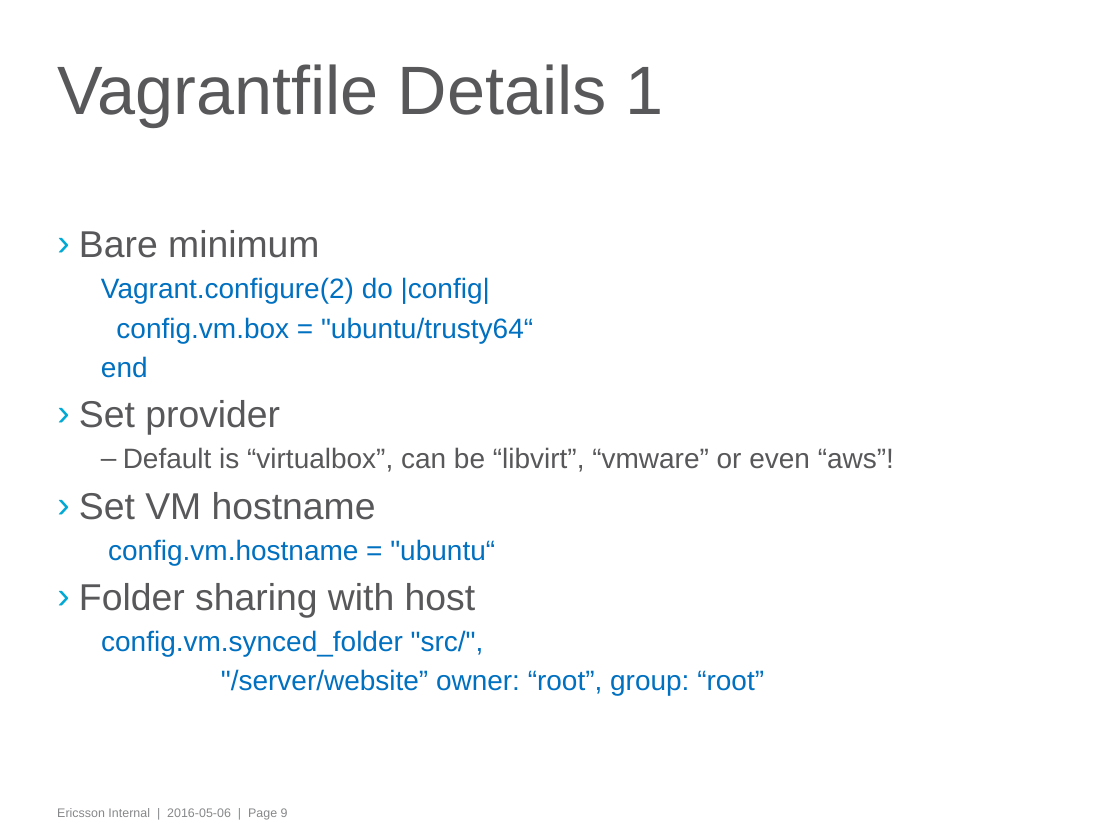
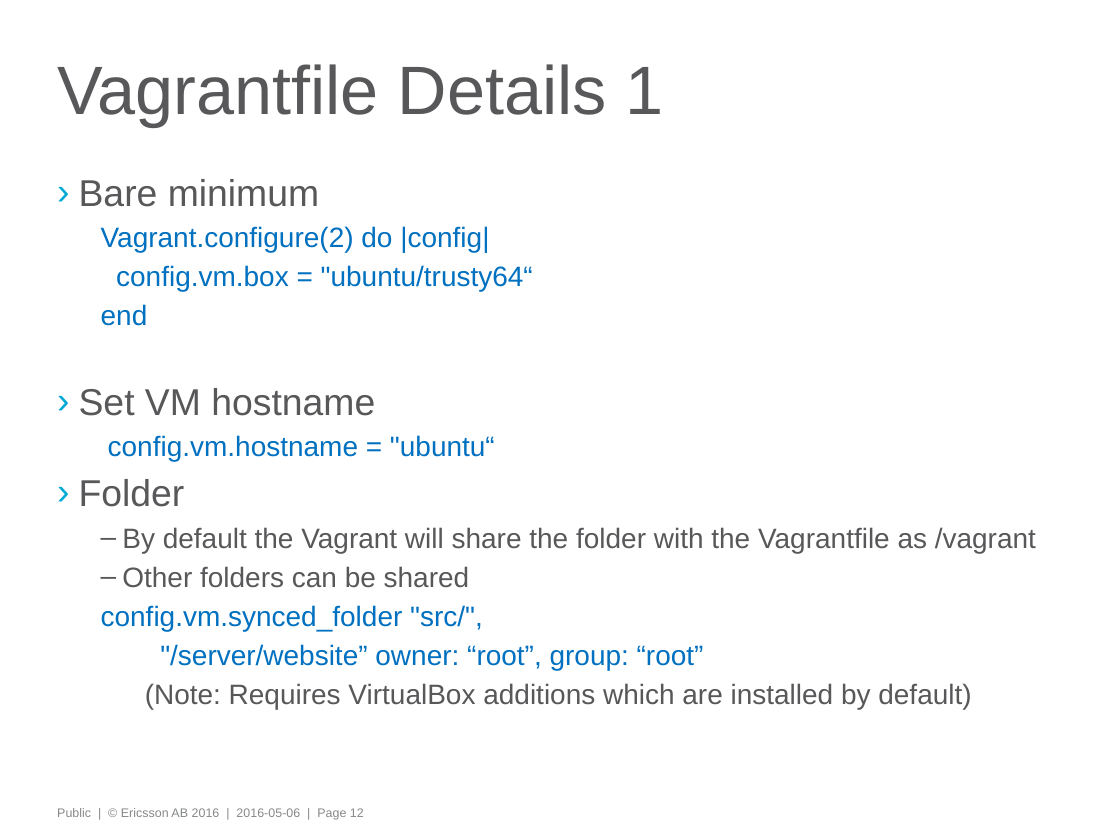
Before and after one commit to iamroddo/learnathon, a slide deck: slide 12 of Vagrant-Ansible-Git_Learnathon.pptx (slide 9 before the commit). Drawn at 1120x840 pixels with LibreOffice and Linux fonts; fonts in the diff are those of the drawing; background and template pictures are left out. Boxes give left, top, right and bottom in pixels: in the first picture for what was removed or moved away, otherwise in the second. Text is boxed around its words. In the diff, an @@ line names an element or a change of style, - is before the commit and + after.

```diff
--- a/Vagrant-Ansible-Git_Learnathon.pptx
+++ b/Vagrant-Ansible-Git_Learnathon.pptx
@@ text "Bare minimum": place and size @@
-text "Bare minimum" at (79,230,894,695)
+text "Bare minimum" at (79,179,1036,709)
@@ text at (79,400,894,472): paragraphs removed @@
-› Set provider
-  – Default is “virtualbox”, can be “libvirt”, “vmware” or even “aws”!
@@ text at (79,479,1036,588): text changed; size 24 to 18 pt @@
-› Folder sharing with host
+› Folder
+  – By default the Vagrant will share the folder with the Vagrantfile as /vagrant
+  – Other folders can be shared
@@ text at (160,644,704,670): list level 2 to 3 in ""/server/website” owner: “root”, group: “root”" @@
@@ text at (145,683,971,709): paragraph added @@
+    (Note: Requires VirtualBox additions which are installed by default)
@@ text at (57,808,364,820): text changed @@
-Ericsson Internal | 2016-05-06 | Page 9
+Public | © Ericsson AB 2016 | 2016-05-06 | Page 12
```
Also in this commit, not shown: 27 other slides changed, 5 slides added, 1 slide removed, 6 other files.
